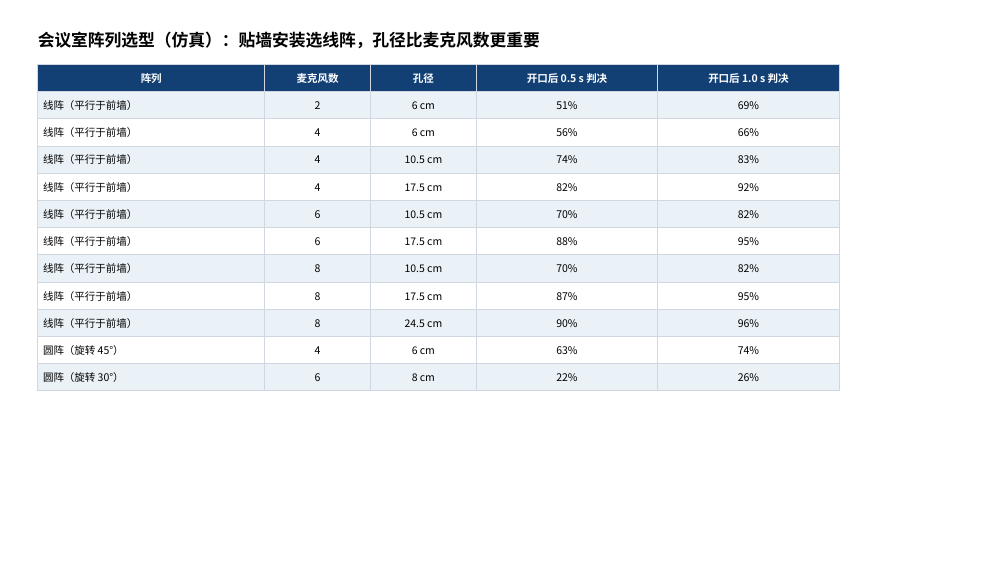
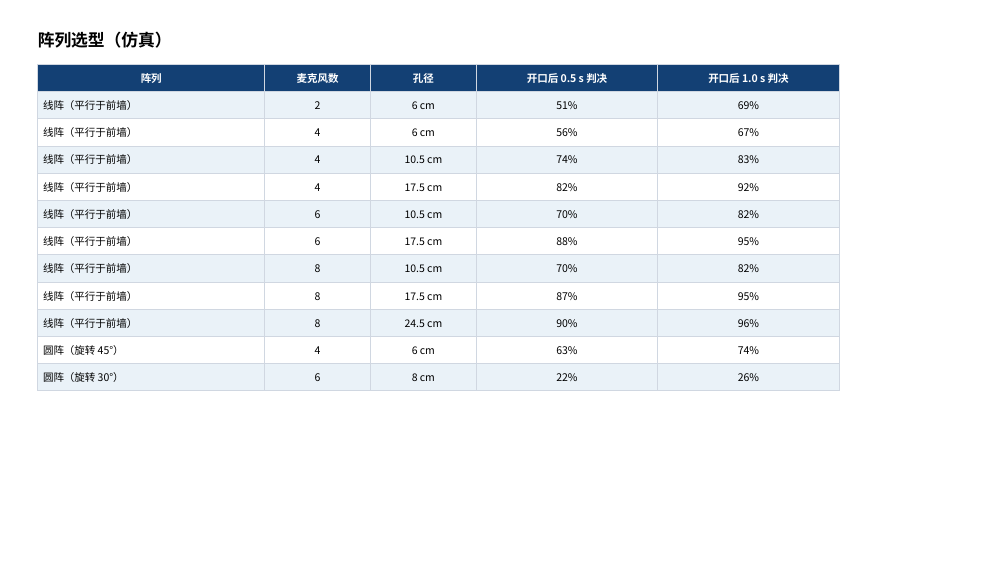
Before and after one commit to ZeroFoxxi/ssl-scene1, a slide deck: slide 1 of 01_场景一_摄像头声源定位/方案选型/场景一进展_会议室换人测向.pptx. Drawn at 1008x567 pixels with LibreOffice and Linux fonts; fonts in the diff are those of the drawing. Boxes give left, top, right and bottom in pixels: in the first picture for what was removed or moved away, otherwise in the second. Text is boxed around its words. In the diff, an @@ line names an element or a change of style, - is before the commit and + after.

```diff
--- a/01_场景一_摄像头声源定位/方案选型/场景一进展_会议室换人测向.pptx
+++ b/01_场景一_摄像头声源定位/方案选型/场景一进展_会议室换人测向.pptx
@@ text at [38, 31, 172, 48]: text changed @@
-会议室阵列选型（仿真）：贴墙安装选线阵，孔径比麦克风数更重要
+阵列选型（仿真）
@@ table at [38, 64, 839, 386] @@
-row 3, column 5: 66%
+row 3, column 5: 67%
```
Also in this commit, not shown: 3 other slides changed, 9 other files.
